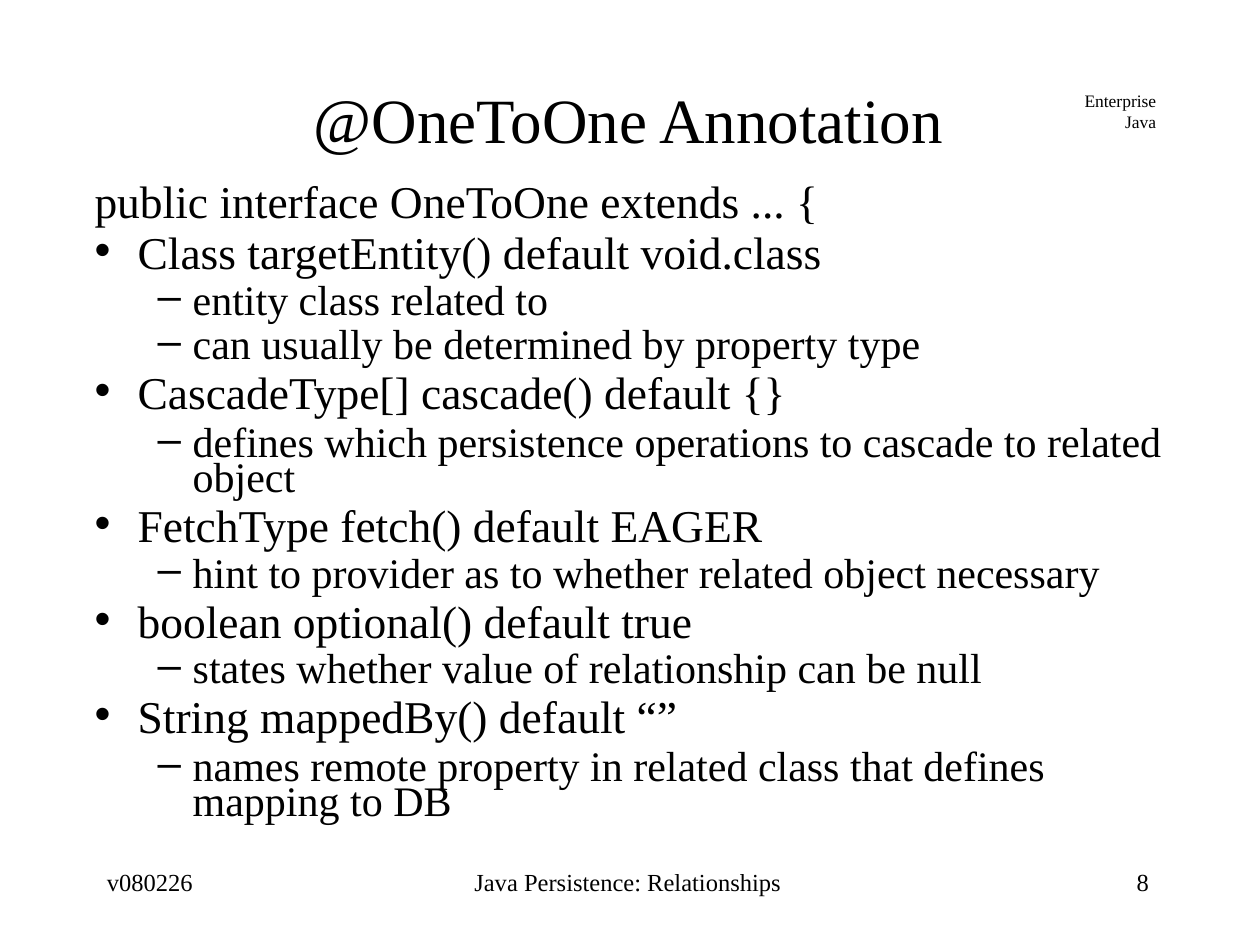
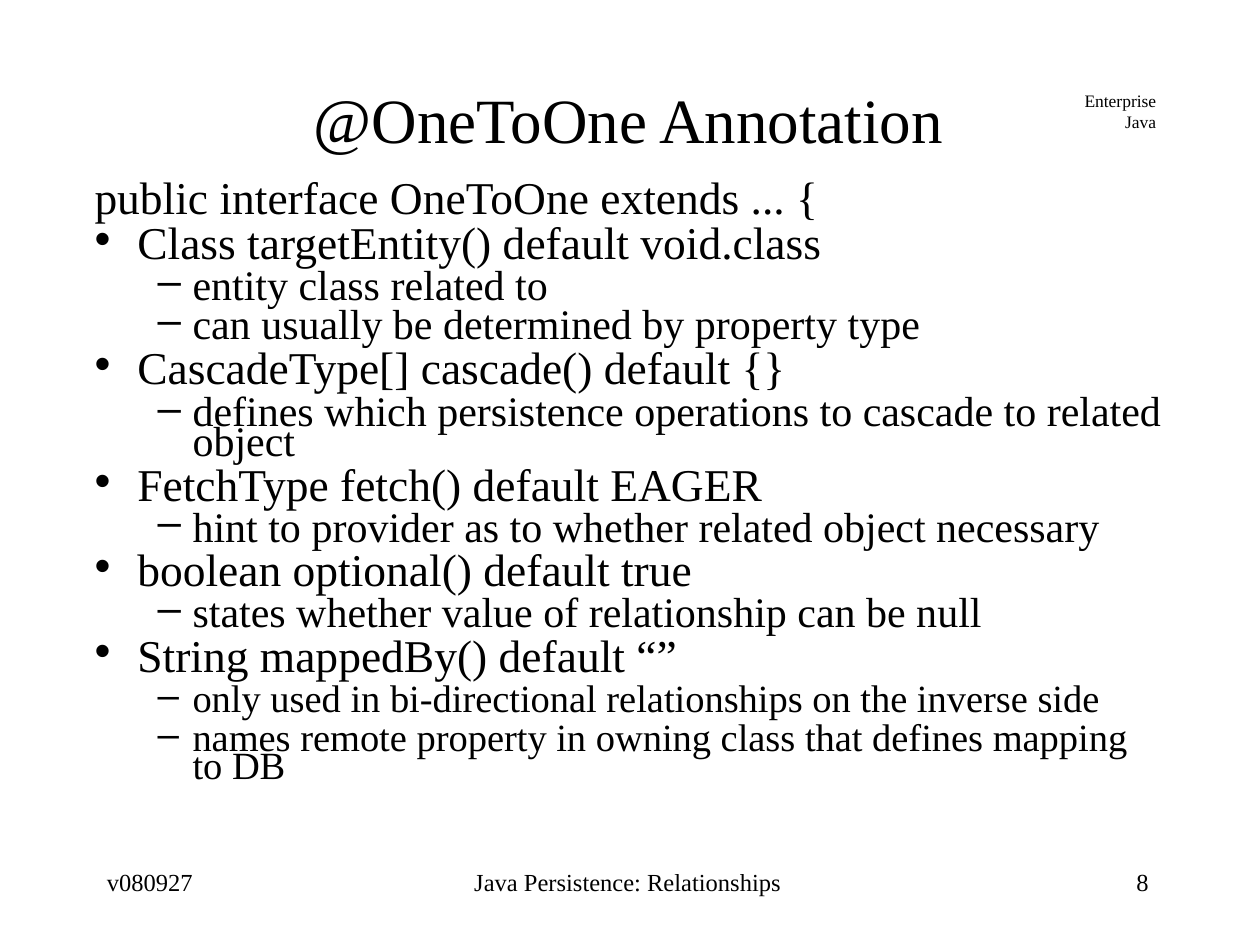
Before and after one commit to jcstaff/ejava-javaee, a slide deck: slide 8 of ormRelations/src/site/resources/lectures/ormRelations.ppt. Drawn at 1260x945 pixels with LibreOffice and Linux fonts; fonts in the diff are those of the drawing. Boxes give left, top, right and bottom in pixels: in the first picture for what was removed or moved away, otherwise in the second. Text is boxed around its words. In the diff, an @@ line names an element or a change of style, - is before the commit and + after.

```diff
--- a/ormRelations/src/site/resources/lectures/ormRelations.ppt
+++ b/ormRelations/src/site/resources/lectures/ormRelations.ppt
@@ text at box(94, 182, 1161, 681): line spacing 0.68 to 0.58; line spacing 0.64 to 0.54; line spacing 0.69 to 0.59 @@
@@ text at box(193, 685, 1128, 780): text changed; size 24 to 22 pt @@
-  – names remote property in related class that defines mapping to DB
+  – only used in bi-directional relationships on the inverse side
+  – names remote property in owning class that defines mapping to DB
@@ text at box(107, 874, 193, 892): text changed @@
-v080226
+v080927
```
Also in this commit, not shown: 62 other slides changed, 4 slides added, 2 other files.
